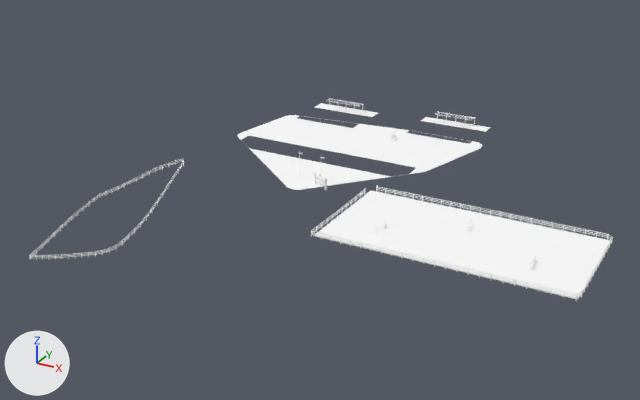
An edit to the glTF model games/yorimichi/assets/belmonte/meshes/SM_BM_BE_6_Grounds.glb, drawn before and after from the same camera.
Before and after are seen from a camera (50 mm lens) standing at (107.1, -226.0, 88.7) and looking at (-2.7, -26.2, -11.2). The lights are fixed; the arrows at lower left show +X, +Y and +Z. The picture after the commit comes second. Vertices at exactly the same position are counted once.

Objects in the first picture: 'SM_BM_BE_6_Grounds'.
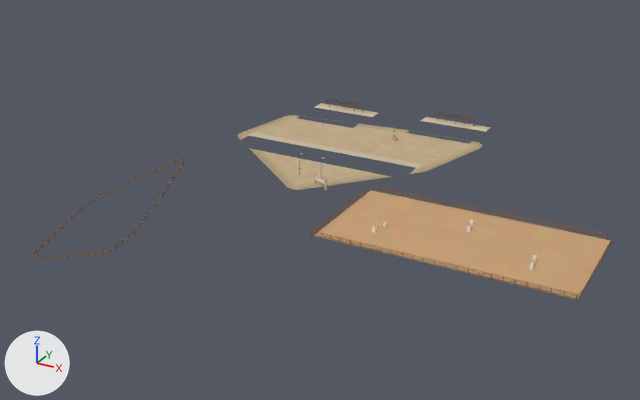
What differs and where, as boxes (x1, y1, x2, y2) in the pictures (640 x 400 px):
part 1 of me_sm_be_6_grounds, recoloured: (29, 98, 613, 301) in both
part 2 of me_sm_be_6_grounds, recoloured (white to beige): (237, 103, 611, 299) in both

Edits to the bpy script that builds the scene:
```text
Change me_sm_be_6_grounds:
    where me_sm_be_6_grounds.from_pydata(...)  # 5648 vertices, 8197 faces; spans x -72.0..78.0, y -70.0..25.0, z -27.0..7.0
    used by ob_sm_bm_be_6_grounds; location = (0.0, 0.0, 0.0)
    me_sm_be_6_grounds part 1: 5852 faces centred in x -72.0..78.0, y -70.0..25.0, z -27.0..6.0 are repainted in the vertex colours; the middle colour goes from white #ffffff to brown #826446
    me_sm_be_6_grounds part 2: 2345 faces centred in x -35.0..77.0, y -66.0..25.0, z 0.0..7.0 are repainted in the vertex colours; the middle colour goes from white #ffffff to beige #c8ad89
```
